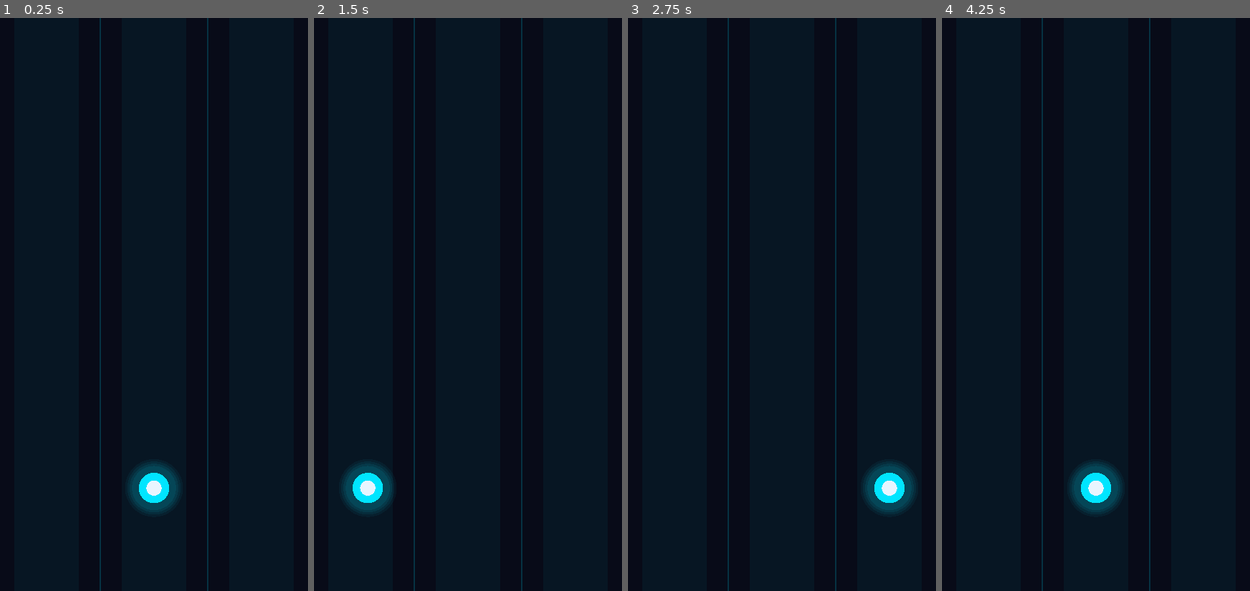
Above: before the commit, frames 1-4 (left to right).
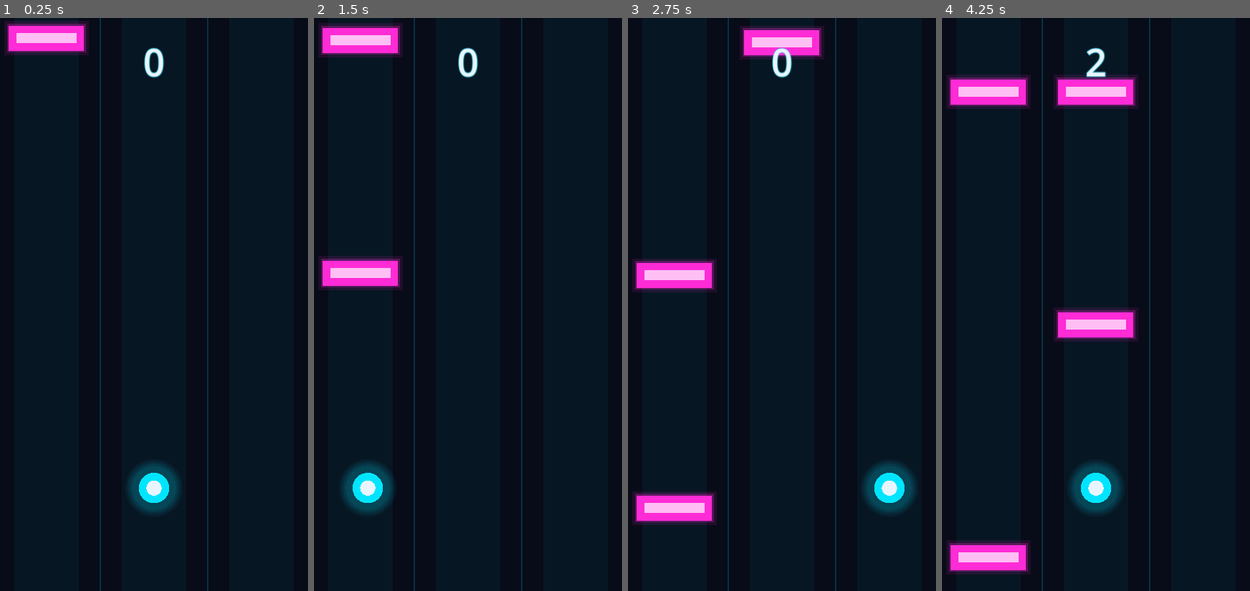
Above: after the commit, the same moments.

Repository: BananaInTrouble/Neon-Escape
Game: Godot game, scene res://scenes/main/main.tscn
Two runs of this game, one before a commit and one after it. Both use one fixed random seed, a clock stepped at 60 frames per second and the inputs below.
Inputs (mouse positions are in pixels of both pictures, inside the frame that each line leads up to):
- Up to frame 1 (0.25 s): no input
- Up to frame 2 (1.5 s): move the mouse to (538, 275) at 0.52 s; hold Right (move_right) 0.53-1.28 s; click (538, 275) at 0.67 s; move the mouse to (403, 333) at 1.27 s; hold Left (move_left) from 1.28 s (still down); click (403, 333) at 1.42 s
- Up to frame 3 (2.75 s): move the mouse to (812, 178) at 2.02 s; release Left (move_left) at 2.03 s; hold Right (move_right) from 2.03 s (still down); click (812, 178) at 2.17 s
- Up to frame 4 (4.25 s): move the mouse to (1080, 419) at 2.77 s; click (1080, 419) at 2.92 s; move the mouse to (1191, 390) at 3.52 s; release Right (move_right) at 3.53 s; hold Left (move_left) from 3.53 s (still down); click (1191, 390) at 3.67 s

The runs differ from the first frame. In frame 1, 1.9% of the frame differs, in the area x 1-54%, y 0-11%; in frame 2, 3.5%; in frame 3, 5.0%; in frame 4, 6.8%, in the area x 1-64%, y 5-98%.

Commit message:
Neon Escape : étape 4, obstacles, collisions et score (prototype jouable)
Rangées d'obstacles toujours franchissables (1 ou 2 voies bloquées), espacement
constant basé sur la distance, un point par rangée, fin de partie unique,
HUD du score, écran Game Over avec Retry. Tests d'intégration et documentation.

Co-Authored-By: Claude Opus 5.5 <noreply@anthropic.com>
Claude-Session: https://claude.ai/code/session_016cBnVpishZPQyf6j2qKhHQ

Diff:
--- a/scenes/game/game.tscn
+++ b/scenes/game/game.tscn
@@ -1,8 +1,9 @@
-[gd_scene load_steps=4 format=3]
+[gd_scene load_steps=5 format=3]
 
 [ext_resource type="Script" path="res://scripts/gameplay/game.gd" id="1_game"]
 [ext_resource type="Script" path="res://scripts/gameplay/lane_background.gd" id="2_bg"]
 [ext_resource type="PackedScene" path="res://scenes/player/player.tscn" id="3_player"]
+[ext_resource type="Script" path="res://scripts/gameplay/obstacle_spawner.gd" id="4_spawner"]
 
 [node name="Game" type="Node2D"]
 script = ExtResource("1_game")
@@ -10,4 +11,7 @@
 [node name="Background" type="Node2D" parent="."]
 script = ExtResource("2_bg")
 
+[node name="ObstacleSpawner" type="Node2D" parent="."]
+script = ExtResource("4_spawner")
+
 [node name="Player" parent="." instance=ExtResource("3_player")]
--- a/scenes/main/main.tscn
+++ b/scenes/main/main.tscn
@@ -1,6 +1,12 @@
-[gd_scene load_steps=2 format=3]
+[gd_scene load_steps=4 format=3]
 
 [ext_resource type="Script" path="res://scripts/core/game_manager.gd" id="1_gm"]
+[ext_resource type="PackedScene" path="res://scenes/ui/hud.tscn" id="2_hud"]
+[ext_resource type="PackedScene" path="res://scenes/ui/game_over.tscn" id="3_go"]
 
 [node name="Main" type="Node"]
 script = ExtResource("1_gm")
+
+[node name="HUD" parent="." instance=ExtResource("2_hud")]
+
+[node name="GameOver" parent="." instance=ExtResource("3_go")]
--- /dev/null
+++ b/scenes/obstacles/obstacle.tscn
@@ -0,0 +1,15 @@
+[gd_scene load_steps=3 format=3]
+
+[ext_resource type="Script" path="res://scripts/gameplay/obstacle.gd" id="1_obs"]
+
+[sub_resource type="RectangleShape2D" id="RectangleShape2D_hit"]
+size = Vector2(152, 42)
+
+[node name="Obstacle" type="Area2D"]
+collision_layer = 2
+collision_mask = 0
+monitoring = false
+script = ExtResource("1_obs")
+
+[node name="CollisionShape2D" type="CollisionShape2D" parent="."]
+shape = SubResource("RectangleShape2D_hit")
--- /dev/null
+++ b/scenes/ui/game_over.tscn
@@ -0,0 +1,69 @@
+[gd_scene load_steps=2 format=3]
+
+[ext_resource type="Script" path="res://scripts/ui/game_over.gd" id="1_go"]
+
+[node name="GameOver" type="CanvasLayer"]
+process_mode = 3
+layer = 10
+script = ExtResource("1_go")
+
+[node name="Dim" type="ColorRect" parent="."]
+anchors_preset = 15
+anchor_right = 1.0
+anchor_bottom = 1.0
+grow_horizontal = 2
+grow_vertical = 2
+color = Color(0.0313726, 0.0431373, 0.0941176, 0.82)
+
+[node name="Center" type="CenterContainer" parent="."]
+anchors_preset = 15
+anchor_right = 1.0
+anchor_bottom = 1.0
+grow_horizontal = 2
+grow_vertical = 2
+mouse_filter = 2
+
+[node name="VBox" type="VBoxContainer" parent="Center"]
+layout_mode = 2
+mouse_filter = 2
+theme_override_constants/separation = 28
+
+[node name="Title" type="Label" parent="Center/VBox"]
+layout_mode = 2
+theme_override_colors/font_color = Color(1, 0.168627, 0.839216, 1)
+theme_override_font_sizes/font_size = 80
+text = "GAME OVER"
+horizontal_alignment = 1
+
+[node name="ScoreLabel" type="Label" parent="Center/VBox"]
+unique_name_in_owner = true
+layout_mode = 2
+theme_override_colors/font_color = Color(0.91, 0.96, 1, 1)
+theme_override_font_sizes/font_size = 52
+text = "Score : 0"
+horizontal_alignment = 1
+
+[node name="BestLabel" type="Label" parent="Center/VBox"]
+unique_name_in_owner = true
+layout_mode = 2
+theme_override_colors/font_color = Color(0.7, 0.8, 0.9, 1)
+theme_override_font_sizes/font_size = 40
+text = "Record : 0"
+horizontal_alignment = 1
+
+[node name="RecordLabel" type="Label" parent="Center/VBox"]
+unique_name_in_owner = true
+visible = false
+layout_mode = 2
+theme_override_colors/font_color = Color(0.658824, 1, 0.376471, 1)
+theme_override_font_sizes/font_size = 44
+text = "NEW RECORD !"
+horizontal_alignment = 1
+
+[node name="RetryButton" type="Button" parent="Center/VBox"]
+unique_name_in_owner = true
+custom_minimum_size = Vector2(380, 120)
+layout_mode = 2
+size_flags_horizontal = 4
+theme_override_font_sizes/font_size = 48
+text = "RETRY"
--- /dev/null
+++ b/scenes/ui/hud.tscn
@@ -0,0 +1,26 @@
+[gd_scene load_steps=2 format=3]
+
+[ext_resource type="Script" path="res://scripts/ui/hud.gd" id="1_hud"]
+
+[node name="HUD" type="CanvasLayer"]
+layer = 5
+script = ExtResource("1_hud")
+
+[node name="Margin" type="MarginContainer" parent="."]
+anchors_preset = 10
+anchor_right = 1.0
+offset_bottom = 160.0
+grow_horizontal = 2
+mouse_filter = 2
+theme_override_constants/margin_top = 40
+
+[node name="ScoreLabel" type="Label" parent="Margin"]
+unique_name_in_owner = true
+layout_mode = 2
+size_flags_vertical = 0
+theme_override_colors/font_color = Color(0.91, 0.96, 1, 1)
+theme_override_colors/font_outline_color = Color(0, 0.898, 1, 0.6)
+theme_override_constants/outline_size = 6
+theme_override_font_sizes/font_size = 84
+text = "0"
+horizontal_alignment = 1
--- a/scripts/core/game_manager.gd
+++ b/scripts/core/game_manager.gd
@@ -7,7 +7,11 @@
 
 const GAME_SCENE: PackedScene = preload("res://scenes/game/game.tscn")
 
+@onready var hud: Hud = $HUD
+@onready var game_over_screen: GameOverScreen = $GameOver
+
 var state := GameState.new()
+var score := ScoreManager.new()
 var game: Game
 
 
@@ -15,6 +19,8 @@
 	# Le gestionnaire doit continuer à tourner quand le gameplay est en pause.
 	process_mode = Node.PROCESS_MODE_ALWAYS
 	state.changed.connect(_on_state_changed)
+	score.score_changed.connect(hud.show_score)
+	game_over_screen.retry_requested.connect(start_game)
 	# Provisoire (avant le menu principal) : on lance directement une partie.
 	start_game()
 
@@ -24,10 +30,32 @@
 	if not state.transition_to(GameState.State.PLAYING):
 		return false
 	_clear_game()
+	score.reset()
 	game = GAME_SCENE.instantiate()
 	game.process_mode = Node.PROCESS_MODE_PAUSABLE
+	game.row_passed.connect(_on_row_passed)
+	game.crashed.connect(end_game)
 	add_child(game)
+	move_child(game, 0)  # sous l'interface dans l'arbre
+	game_over_screen.hide()
+	hud.show()
 	return true
+
+
+## Termine la partie. Les appels répétés sont ignorés.
+func end_game() -> bool:
+	if not state.transition_to(GameState.State.GAME_OVER):
+		return false
+	game.stop()
+	var is_new_record := score.commit()
+	hud.hide()
+	game_over_screen.show_result(score.score, score.best, is_new_record)
+	return true
+
+
+func _on_row_passed() -> void:
+	if state.is_playing():
+		score.add_point()
 
 
 func _clear_game() -> void:
--- a/scripts/gameplay/game.gd
+++ b/scripts/gameplay/game.gd
@@ -1,20 +1,46 @@
 class_name Game
 extends Node2D
-## Une partie en cours : relie joueur, décor, obstacles et score.
+## Une partie en cours : relie joueur, décor et obstacles.
 ##
 ## Une nouvelle instance est créée à chaque partie : rejouer repart donc
-## toujours d'un état propre.
+## toujours d'un état propre (aucun obstacle ni score hérité).
+
+## Émis une seule fois, au premier contact avec un obstacle.
+signal crashed
+## Émis à chaque rangée d'obstacles franchie.
+signal row_passed
 
 ## Position verticale du joueur, mesurée depuis le bas de l'écran.
 const PLAYER_BOTTOM_OFFSET := 230.0
 
 @onready var background: Node2D = $Background
 @onready var player: PlayerController = $Player
+@onready var spawner: ObstacleSpawner = $ObstacleSpawner
 
 var area_size := Vector2(720, 1280)
+var _crashed := false
 
 
 func _ready() -> void:
 	area_size = get_viewport_rect().size
 	background.set_area_size(area_size)
 	player.setup(area_size.x, area_size.y - PLAYER_BOTTOM_OFFSET)
+	# Une rangée est franchie quand son haut dépasse le bas du joueur.
+	spawner.setup(area_size, player.position.y + player.visual_radius)
+	spawner.row_passed.connect(row_passed.emit)
+	player.hit.connect(_on_player_hit)
+	spawner.start()
+
+
+## Fige la partie (obstacles arrêtés, contrôles et collisions désactivés).
+func stop() -> void:
+	spawner.stop()
+	player.controls_enabled = false
+	player.set_deferred("monitoring", false)
+
+
+func _on_player_hit() -> void:
+	if _crashed:
+		return
+	_crashed = true
+	crashed.emit()
--- /dev/null
+++ b/scripts/gameplay/obstacle.gd
@@ -0,0 +1,36 @@
+class_name Obstacle
+extends Area2D
+## Un bloc d'obstacle. Il est déplacé par l'ObstacleSpawner (tous à la même vitesse)
+## et signale une seule fois qu'il a été franchi.
+
+signal passed
+
+const FILL_COLOR := Color(1.0, 0.169, 0.839)
+const CORE_COLOR := Color(1.0, 0.75, 0.96)
+
+## Taille affichée. La zone de collision (dans la scène) est un peu plus petite,
+## pour que les frôlements ne soient pas punis injustement.
+@export var visual_size := Vector2(168, 56)
+
+## Seul un obstacle par rangée rapporte un point.
+var awards_point := false
+var has_scored := false
+
+
+## Descend de [param dy] pixels. Émet [signal passed] une seule fois quand le haut
+## de l'obstacle dépasse [param pass_line_y]. Retourne true s'il est sorti de l'écran.
+func advance(dy: float, pass_line_y: float, despawn_y: float) -> bool:
+	position.y += dy
+	var top := position.y - visual_size.y * 0.5
+	if awards_point and not has_scored and top > pass_line_y:
+		has_scored = true
+		passed.emit()
+	return top > despawn_y
+
+
+func _draw() -> void:
+	var rect := Rect2(-visual_size * 0.5, visual_size)
+	draw_rect(rect.grow(10.0), Color(FILL_COLOR, 0.10))
+	draw_rect(rect.grow(4.0), Color(FILL_COLOR, 0.25))
+	draw_rect(rect, FILL_COLOR)
+	draw_rect(rect.grow(-visual_size.y * 0.3), CORE_COLOR)
--- /dev/null
+++ b/scripts/gameplay/obstacle_spawner.gd
@@ -0,0 +1,104 @@
+class_name ObstacleSpawner
+extends Node2D
+## Génère des rangées d'obstacles toujours franchissables, les fait descendre
+## et libère celles qui sortent de l'écran.
+##
+## Les rangées sont créées en fonction de la distance parcourue (et non du temps) :
+## l'écart entre deux rangées est donc exactement [member row_spacing] pixels.
+
+## Émis une fois par rangée franchie par le joueur.
+signal row_passed
+
+const OBSTACLE_SCENE: PackedScene = preload("res://scenes/obstacles/obstacle.tscn")
+## Hauteur au-dessus de l'écran où naissent les obstacles.
+const SPAWN_MARGIN := 60.0
+
+## Vitesse de descente (pixels par seconde).
+@export var speed := 420.0
+## Distance verticale entre deux rangées (pixels).
+@export var row_spacing := 520.0
+## Probabilité qu'une rangée bloque deux voies au lieu d'une.
+@export_range(0.0, 1.0) var double_chance := 0.3
+
+var rng := RandomNumberGenerator.new()
+var running := false
+var _area_size := Vector2(720, 1280)
+var _pass_line_y := 1000.0
+var _distance_since_spawn := 0.0
+var _active: Array[Obstacle] = []
+
+
+## [param pass_line_y] : ligne (sous le joueur) à partir de laquelle une rangée est franchie.
+func setup(area_size: Vector2, pass_line_y: float) -> void:
+	_area_size = area_size
+	_pass_line_y = pass_line_y
+
+
+func start() -> void:
+	running = true
+	# La première rangée apparaît immédiatement (elle met ~2 s à atteindre le joueur).
+	_distance_since_spawn = row_spacing
+
+
+func stop() -> void:
+	running = false
+
+
+func active_count() -> int:
+	return _active.size()
+
+
+func _physics_process(delta: float) -> void:
+	if running:
+		step(speed * delta)
+
+
+## Fait avancer le monde de [param dy] pixels (séparé de _physics_process pour les tests).
+func step(dy: float) -> void:
+	for i in range(_active.size() - 1, -1, -1):
+		var obstacle := _active[i]
+		if obstacle.advance(dy, _pass_line_y, _area_size.y):
+			_active.remove_at(i)
+			obstacle.queue_free()
+	_distance_since_spawn += dy
+	if _distance_since_spawn >= row_spacing:
+		# On reporte le surplus pour garder un espacement exact entre les rangées.
+		var overflow := _distance_since_spawn - row_spacing
+		_distance_since_spawn = overflow
+		spawn_row(generate_pattern(rng, double_chance), -SPAWN_MARGIN + overflow)
+
+
+## Crée une rangée. [param pattern][i] = true si la voie i est bloquée.
+func spawn_row(pattern: Array[bool], y: float) -> void:
+	assert(is_passable(pattern), "Rangée infranchissable")
+	var scorer_assigned := false
+	for lane in Lanes.COUNT:
+		if not pattern[lane]:
+			continue
+		var obstacle: Obstacle = OBSTACLE_SCENE.instantiate()
+		obstacle.position = Vector2(Lanes.x_for(lane, _area_size.x), y)
+		if not scorer_assigned:
+			obstacle.awards_point = true
+			obstacle.passed.connect(row_passed.emit)
+			scorer_assigned = true
+		add_child(obstacle)
+		_active.append(obstacle)
+
+
+## Tire une rangée au hasard : 1 ou 2 voies bloquées, toujours au moins une libre.
+static func generate_pattern(random: RandomNumberGenerator, chance_of_double: float) -> Array[bool]:
+	var pattern: Array[bool] = []
+	pattern.resize(Lanes.COUNT)
+	if random.randf() < chance_of_double:
+		var free_lane := random.randi_range(0, Lanes.COUNT - 1)
+		for lane in Lanes.COUNT:
+			pattern[lane] = lane != free_lane
+	else:
+		var blocked_lane := random.randi_range(0, Lanes.COUNT - 1)
+		for lane in Lanes.COUNT:
+			pattern[lane] = lane == blocked_lane
+	return pattern
+
+
+static func is_passable(pattern: Array[bool]) -> bool:
+	return pattern.size() == Lanes.COUNT and pattern.has(false)
--- /dev/null
+++ b/scripts/gameplay/score_manager.gd
@@ -0,0 +1,33 @@
+class_name ScoreManager
+extends RefCounted
+## Score de la partie en cours et meilleur score.
+
+signal score_changed(score: int)
+
+var score := 0
+var best := 0
+## Vrai entre reset() et commit() : aucun point ne peut être ajouté hors partie.
+var _counting := false
+
+
+func reset() -> void:
+	score = 0
+	_counting = true
+	score_changed.emit(score)
+
+
+func add_point() -> void:
+	if not _counting:
+		return
+	score += 1
+	score_changed.emit(score)
+
+
+## Termine la partie : fige le score et met à jour le record.
+## Retourne true si un nouveau record vient d'être établi.
+func commit() -> bool:
+	_counting = false
+	if score > best:
+		best = score
+		return true
+	return false
--- /dev/null
+++ b/scripts/ui/game_over.gd
@@ -0,0 +1,39 @@
+class_name GameOverScreen
+extends CanvasLayer
+## Écran de fin de partie. Émet des signaux, ne décide de rien lui-même.
+
+signal retry_requested
+
+## Délai avant que les boutons répondent, pour qu'un toucher frénétique
+## juste après la collision ne relance pas la partie par erreur.
+const INPUT_DELAY := 0.4
+
+@onready var score_label: Label = %ScoreLabel
+@onready var best_label: Label = %BestLabel
+@onready var record_label: Label = %RecordLabel
+@onready var retry_button: Button = %RetryButton
+
+var _input_delay_timer := Timer.new()
+
+
+func _ready() -> void:
+	retry_button.pressed.connect(retry_requested.emit)
+	_input_delay_timer.one_shot = true
+	_input_delay_timer.wait_time = INPUT_DELAY
+	_input_delay_timer.timeout.connect(_enable_buttons)
+	add_child(_input_delay_timer)
+	hide()
+
+
+func show_result(score: int, best: int, is_new_record: bool) -> void:
+	score_label.text = "Score : %d" % score
+	best_label.text = "Record : %d" % best
+	record_label.visible = is_new_record
+	retry_button.disabled = true
+	show()
+	_input_delay_timer.start()
+
+
+func _enable_buttons() -> void:
+	retry_button.disabled = false
+	retry_button.grab_focus()
--- /dev/null
+++ b/scripts/ui/hud.gd
@@ -0,0 +1,9 @@
+class_name Hud
+extends CanvasLayer
+## Affichage pendant la partie. Ne contient aucune règle de jeu.
+
+@onready var score_label: Label = %ScoreLabel
+
+
+func show_score(score: int) -> void:
+	score_label.text = str(score)
--- /dev/null
+++ b/tests/unit/test_game_flow.gd
@@ -0,0 +1,83 @@
+extends TestCase
+## Tests d'intégration sur la vraie scène principale.
+
+const MAIN_SCENE := preload("res://scenes/main/main.tscn")
+
+var main: GameManager
+
+
+func before_each() -> void:
+	main = MAIN_SCENE.instantiate()
+	tree.root.add_child(main)
+
+
+func after_each() -> void:
+	main.queue_free()
+
+
+func _block_center_on_player() -> void:
+	var p: Array[bool] = [false, true, false]
+	main.game.spawner.spawn_row(p, main.game.player.position.y)
+
+
+func test_game_starts_and_obstacles_move() -> void:
+	assert_eq(main.state.current, GameState.State.PLAYING)
+	await wait_physics_frames(10)
+	var spawner := main.game.spawner
+	assert_true(spawner.active_count() > 0, "Une rangée est apparue")
+	var obstacle: Obstacle = spawner._active[0]
+	var y0 := obstacle.position.y
+	await wait_physics_frames(10)
+	assert_true(obstacle.position.y > y0, "Les obstacles descendent")
+
+
+func test_collision_ends_game_once() -> void:
+	var game_overs := [0]
+	main.state.changed.connect(func(_f, to):
+		if to == GameState.State.GAME_OVER:
+			game_overs[0] += 1)
+	_block_center_on_player()
+	await wait_physics_frames(5)
+	assert_eq(main.state.current, GameState.State.GAME_OVER)
+	# Collisions supplémentaires simulées : ignorées.
+	main.game.player.hit.emit()
+	main.end_game()
+	await wait_physics_frames(5)
+	assert_eq(game_overs[0], 1, "Une seule fin de partie")
+	assert_true(main.game_over_screen.visible, "Écran Game Over affiché")
+	assert_false(main.game.spawner.running, "Obstacles arrêtés")
+
+
+func test_score_counts_passed_rows() -> void:
+	var p: Array[bool] = [true, false, false]
+	main.game.spawner.spawn_row(p, main.game.player.position.y - 10.0)
+	await wait_physics_frames(30)
+	assert_eq(main.score.score, 1)
+	assert_eq(main.hud.score_label.text, "1")
+
+
+func test_retry_starts_clean_game() -> void:
+	var p: Array[bool] = [true, false, false]
+	main.game.spawner.spawn_row(p, main.game.player.position.y - 10.0)
+	await wait_physics_frames(30)
+	var old_game := main.game
+	_block_center_on_player()
+	await wait_physics_frames(5)
+	assert_eq(main.state.current, GameState.State.GAME_OVER)
+	main.game_over_screen.retry_requested.emit()
+	await wait_frames(2)
+	assert_eq(main.state.current, GameState.State.PLAYING)
+	assert_true(main.game != old_game, "Nouvelle instance de partie")
+	assert_false(is_instance_valid(old_game), "Ancienne partie libérée")
+	assert_eq(main.score.score, 0, "Score remis à zéro")
+	assert_eq(main.score.best, 1, "Record conservé")
+	assert_eq(main.game.player.lane, Lanes.CENTER)
+	assert_false(main.game_over_screen.visible)
+
+
+func test_retry_button_enabled_after_short_delay() -> void:
+	_block_center_on_player()
+	await wait_physics_frames(5)
+	assert_true(main.game_over_screen.retry_button.disabled, "Bouton bloqué juste après la collision")
+	await tree.create_timer(GameOverScreen.INPUT_DELAY + 0.1).timeout
+	assert_false(main.game_over_screen.retry_button.disabled, "Bouton actif ensuite")
--- /dev/null
+++ b/tests/unit/test_obstacles.gd
@@ -0,0 +1,108 @@
+extends TestCase
+
+var spawner: ObstacleSpawner
+
+
+func before_each() -> void:
+	spawner = ObstacleSpawner.new()
+	tree.root.add_child(spawner)
+	spawner.setup(Vector2(720, 1280), 1000.0)
+	spawner.rng.seed = 1234
+
+
+func after_each() -> void:
+	spawner.queue_free()
+
+
+func _pattern(values: Array) -> Array[bool]:
+	var p: Array[bool] = []
+	p.assign(values)
+	return p
+
+
+func test_generated_patterns_are_always_passable() -> void:
+	var rng := RandomNumberGenerator.new()
+	var seen_double := false
+	var seen_single := false
+	for i in 5000:
+		rng.seed = i
+		var p := ObstacleSpawner.generate_pattern(rng, 0.5)
+		assert_true(ObstacleSpawner.is_passable(p), "Graine %d : %s" % [i, p])
+		var blocked := p.count(true)
+		assert_true(blocked == 1 or blocked == 2, "1 ou 2 voies bloquées")
+		seen_double = seen_double or blocked == 2
+		seen_single = seen_single or blocked == 1
+	assert_true(seen_double and seen_single, "Les deux types de rangées existent")
+
+
+func test_full_wall_is_not_passable() -> void:
+	assert_false(ObstacleSpawner.is_passable(_pattern([true, true, true])))
+	assert_true(ObstacleSpawner.is_passable(_pattern([true, false, true])))
+
+
+func test_spawn_row_creates_one_obstacle_per_blocked_lane() -> void:
+	spawner.spawn_row(_pattern([true, false, true]), 0.0)
+	assert_eq(spawner.active_count(), 2)
+	var scorers := 0
+	for child in spawner.get_children():
+		if child is Obstacle and child.awards_point:
+			scorers += 1
+	assert_eq(scorers, 1, "Un seul point par rangée")
+
+
+func test_rows_keep_exact_spacing() -> void:
+	spawner.row_spacing = 500.0
+	spawner.start()
+	for i in 100:
+		spawner.step(7.3)  # pas irrégulier volontairement
+	var ys: Array[float] = []
+	for child in spawner.get_children():
+		if child is Obstacle and child.awards_point:
+			ys.append(child.position.y)
+	ys.sort()
+	assert_true(ys.size() >= 2, "Plusieurs rangées créées")
+	for i in range(1, ys.size()):
+		assert_almost_eq(ys[i] - ys[i - 1], 500.0, 0.01, "Espacement constant")
+
+
+func test_each_row_scores_exactly_once_and_is_freed() -> void:
+	spawner.row_spacing = 1.0e9  # pas de création automatique pendant ce test
+	var points := [0]
+	spawner.row_passed.connect(func(): points[0] += 1)
+	spawner.spawn_row(_pattern([true, true, false]), 0.0)
+	spawner.spawn_row(_pattern([false, true, false]), -500.0)
+	# Fait descendre tout le monde bien au-delà de l'écran, par petits pas.
+	for i in 400:
+		spawner.step(10.0)
+	assert_eq(points[0], 2, "2 rangées -> 2 points")
+	assert_eq(spawner.active_count(), 0, "Obstacles sortis de l'écran retirés")
+	await wait_frames(1)
+	assert_eq(spawner.get_child_count(), 0, "Et réellement libérés")
+
+
+func test_obstacle_passed_signal_only_once() -> void:
+	var o: Obstacle = ObstacleSpawner.OBSTACLE_SCENE.instantiate()
+	o.awards_point = true
+	var count := [0]
+	o.passed.connect(func(): count[0] += 1)
+	for i in 50:
+		o.advance(50.0, 500.0, 5000.0)
+	assert_eq(count[0], 1)
+	o.free()
+
+
+func test_score_manager() -> void:
+	var s := ScoreManager.new()
+	s.add_point()
+	assert_eq(s.score, 0, "Aucun point hors partie")
+	s.reset()
+	s.add_point()
+	s.add_point()
+	assert_eq(s.score, 2)
+	assert_true(s.commit(), "Premier score = record")
+	s.add_point()
+	assert_eq(s.score, 2, "Score figé après la fin")
+	s.reset()
+	s.add_point()
+	assert_false(s.commit(), "1 < 2 : pas de record")
+	assert_eq(s.best, 2)
--- /dev/null
+++ b/tools/screenshot.gd
@@ -0,0 +1,27 @@
+extends SceneTree
+## Capture d'écran automatique (outil de développement, nécessite un affichage).
+## Usage : godot --script res://tools/screenshot.gd -- <dossier_sortie>
+
+func _initialize() -> void:
+	_run.call_deferred()
+
+
+func _run() -> void:
+	var out_dir: String = OS.get_cmdline_user_args()[0] if OS.get_cmdline_user_args().size() > 0 else "user://"
+	var main: GameManager = load("res://scenes/main/main.tscn").instantiate()
+	root.add_child(main)
+	for i in 150:
+		await process_frame
+	await _save(out_dir.path_join("1_gameplay.png"))
+	var p: Array[bool] = [false, true, false]
+	main.game.spawner.spawn_row(p, main.game.player.position.y)
+	for i in 40:
+		await process_frame
+	await _save(out_dir.path_join("2_game_over.png"))
+	quit()
+
+
+func _save(path: String) -> void:
+	await RenderingServer.frame_post_draw
+	root.get_texture().get_image().save_png(path)
+	print("Capture : ", path)
Not shown, added: docs/ARCHITECTURE.md
Not shown, added: docs/GAME_DESIGN.md
